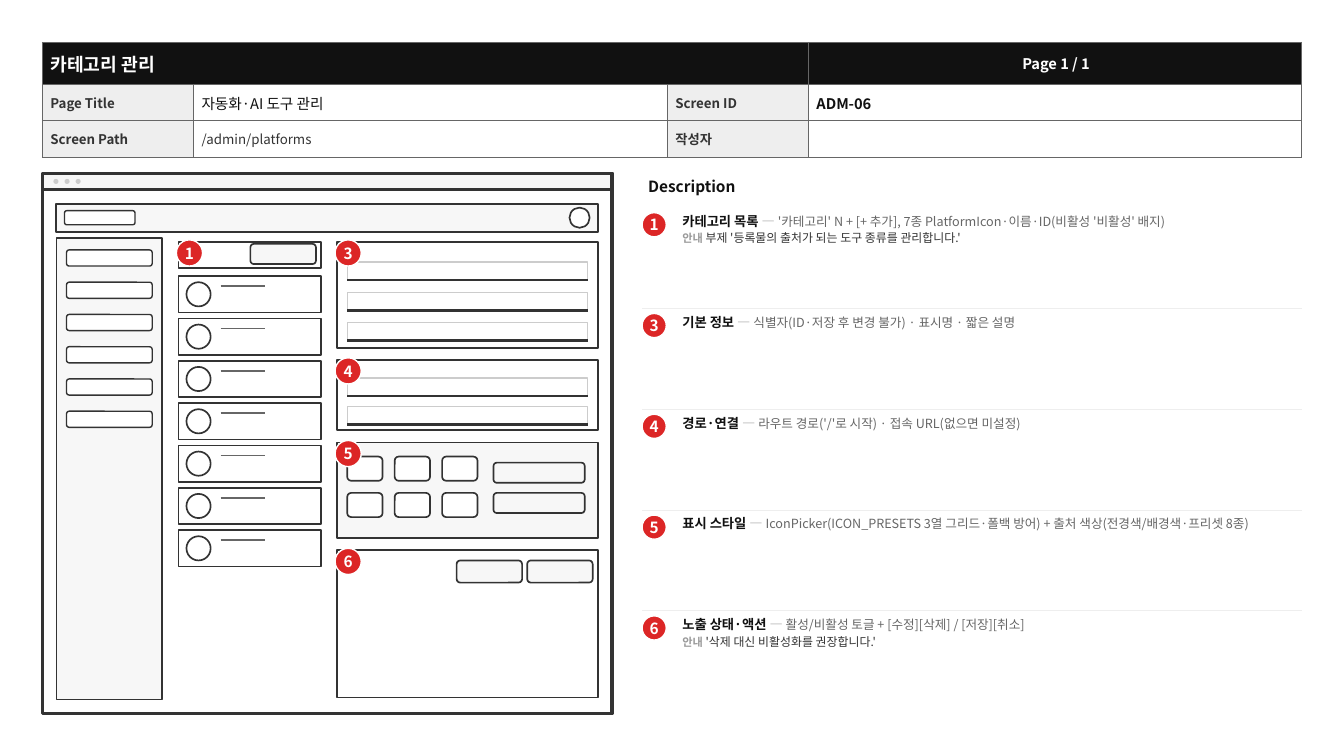
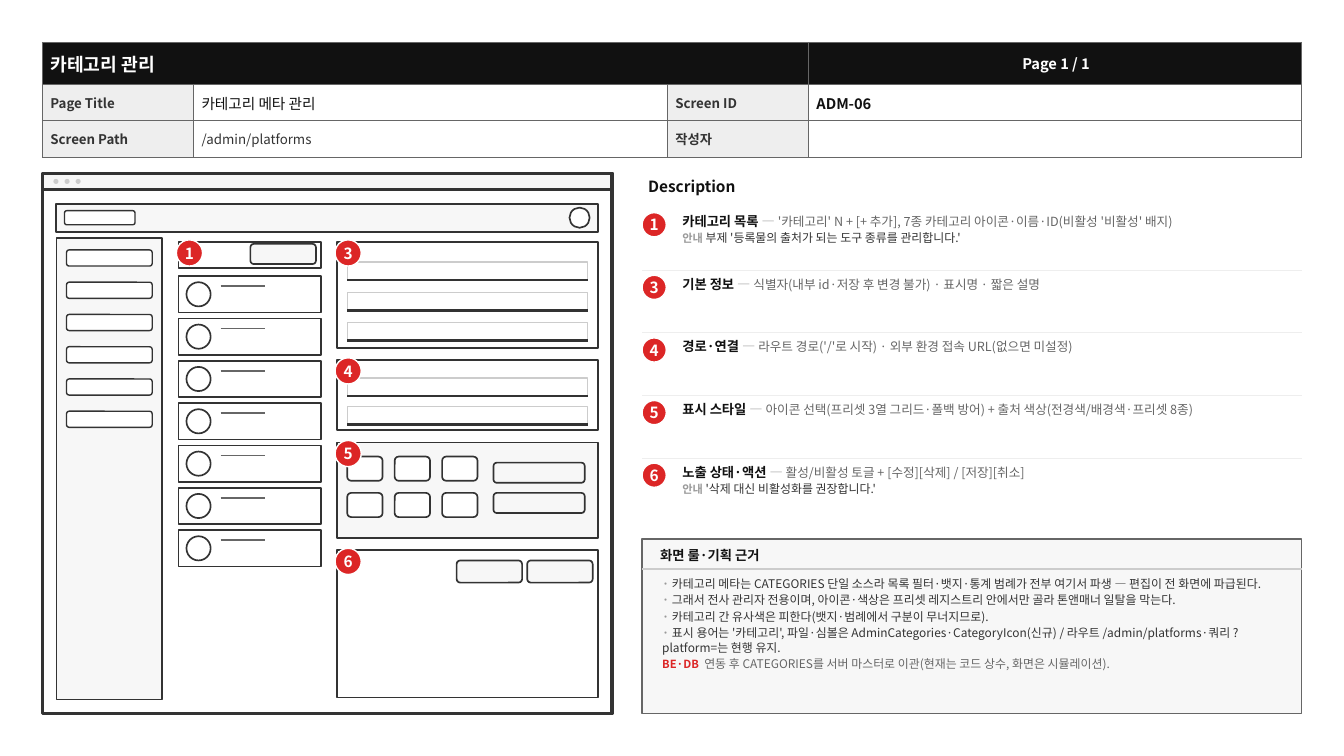
Before and after one commit to BaeNerd/Workspace, a slide deck: slide 16 of axplatform/docs/screen-specs/admin-screens.pptx. Drawn at 1344x756 pixels with LibreOffice and Linux fonts; fonts in the diff are those of the drawing. Boxes give left, top, right and bottom in pixels: in the first picture for what was removed or moved away, otherwise in the second. Text is boxed around its words. In the diff, an @@ line names an element or a change of style, - is before the commit and + after.

```diff
--- a/axplatform/docs/screen-specs/admin-screens.pptx
+++ b/axplatform/docs/screen-specs/admin-screens.pptx
@@ table at <box>42,42,1302,157</box> @@
-row 2, column 2: 자동화·AI 도구 관리
+row 2, column 2: 카테고리 메타 관리
@@ text at <box>682,215,1172,228</box>: text changed @@
-카테고리 목록 — '카테고리' N + [+ 추가], 7종 PlatformIcon·이름·ID(비활성 '비활성' 배지)
+카테고리 목록 — '카테고리' N + [+ 추가], 7종 카테고리 아이콘·이름·ID(비활성 '비활성' 배지)
@@ ellipse "3": place and size @@
-ellipse "3" at <box>642,314,666,338</box>
+ellipse "3" at <box>642,275,666,299</box>
@@ line moved from (642, 309) - (1302, 309) to (642, 270) - (1302, 270) @@
@@ text at <box>682,278,1040,291</box>: text changed @@
-기본 정보 — 식별자(ID·저장 후 변경 불가) · 표시명 · 짧은 설명
+기본 정보 — 식별자(내부 id·저장 후 변경 불가) · 표시명 · 짧은 설명
@@ ellipse "4": place and size @@
-ellipse "4" at <box>642,414,666,439</box>
+ellipse "4" at <box>642,338,666,362</box>
@@ line moved from (642, 409) - (1302, 409) to (642, 333) - (1302, 333) @@
@@ text at <box>682,340,1073,353</box>: text changed @@
-경로·연결 — 라우트 경로('/'로 시작) · 접속 URL(없으면 미설정)
+경로·연결 — 라우트 경로('/'로 시작) · 외부 환경 접속 URL(없으면 미설정)
@@ ellipse "5": place and size @@
-ellipse "5" at <box>642,515,666,539</box>
+ellipse "5" at <box>642,400,666,424</box>
@@ line moved from (642, 510) - (1302, 510) to (642, 395) - (1302, 395) @@
@@ text at <box>682,403,1193,417</box>: text changed @@
-표시 스타일 — IconPicker(ICON_PRESETS 3열 그리드·폴백 방어) + 출처 색상(전경색/배경색·프리셋 8종)
+표시 스타일 — 아이콘 선택(프리셋 3열 그리드·폴백 방어) + 출처 색상(전경색/배경색·프리셋 8종)
@@ ellipse "6": place and size @@
-ellipse "6" at <box>642,616,666,640</box>
+ellipse "6" at <box>642,463,666,487</box>
@@ line moved from (642, 611) - (1302, 611) to (642, 458) - (1302, 458) @@
@@ text "노출 상태·액션 — 활성/비활성 토글 ...": place and size @@
-text "노출 상태·액션 — 활성/비활성 토글 ..." at <box>682,618,1024,647</box>
+text "노출 상태·액션 — 활성/비활성 토글 ..." at <box>682,466,1024,494</box>
@@ rectangle added at <box>642,539,1302,714</box>, fill #F7F7F7, outline #666666 1 pt @@
@@ text added at <box>660,548,759,562</box>, 9.5 pt, text #111111, bold @@
+화면 룰·기획 근거
@@ line added from (642, 570) to (1302, 570), #CCCCCC 1 pt @@
@@ text added at <box>662,578,1261,670</box>, 8.5 pt, text #333333 @@
+· 카테고리 메타는 CATEGORIES 단일 소스라 목록 필터·뱃지·통계 범례가 전부 여기서 파생 — 편집이 전 화면에 파급된다.
+· 그래서 전사 관리자 전용이며, 아이콘·색상은 프리셋 레지스트리 안에서만 골라 톤앤매너 일탈을 막는다.
+· 카테고리 간 유사색은 피한다(뱃지·범례에서 구분이 무너지므로).
+· 표시 용어는 '카테고리', 파일·심볼은 AdminCategories·CategoryIcon(신규) / 라우트 /admin/platforms·쿼리 ?platform=는 현행 유지.
+BE·DB 연동 후 CATEGORIES를 서버 마스터로 이관(현재는 코드 상수, 화면은 시뮬레이션).
```
Also in this commit, not shown: 21 other slides changed, 6 other files.
